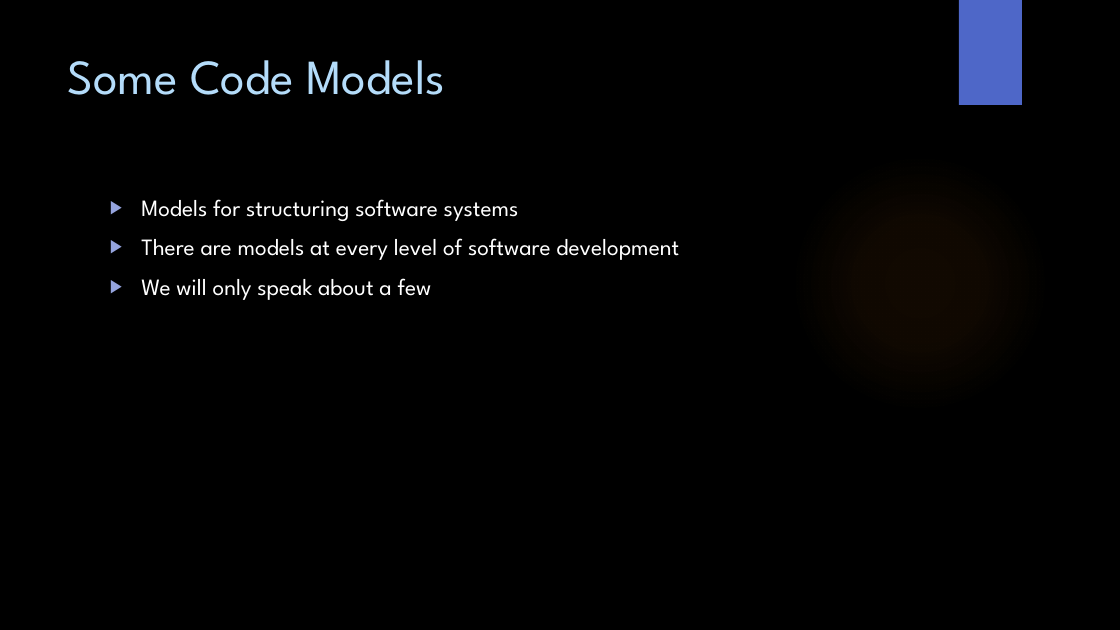
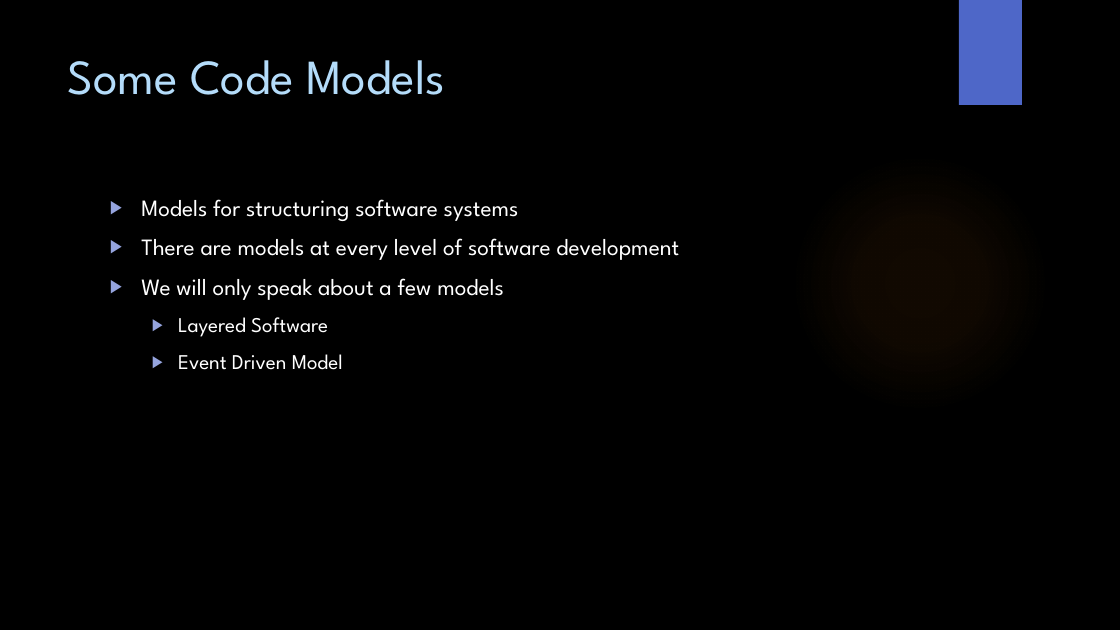
Before and after one commit to WitsSoftDev/SoftDev2016, a slide deck: slide 17 of Session 2/Softdev Session 2 2016.pptx. Drawn at 1120x630 pixels with LibreOffice and Linux fonts; fonts in the diff are those of the drawing; background and template pictures are left out. Boxes give left, top, right and bottom in pixels: in the first picture for what was removed or moved away, otherwise in the second. Text is boxed around its words. In the diff, an @@ line names an element or a change of style, - is before the commit and + after.

```diff
--- a/Session 2/Softdev Session 2 2016.pptx
+++ b/Session 2/Softdev Session 2 2016.pptx
@@ text at box(141, 278, 504, 370): text changed; size 20 to 18 pt @@
-▶ We will only speak about a few
+▶ We will only speak about a few models
+  ▶ Layered Software
+  ▶ Event Driven Model
```
Also in this commit, not shown: 12 other slides changed, 6 slides added.
